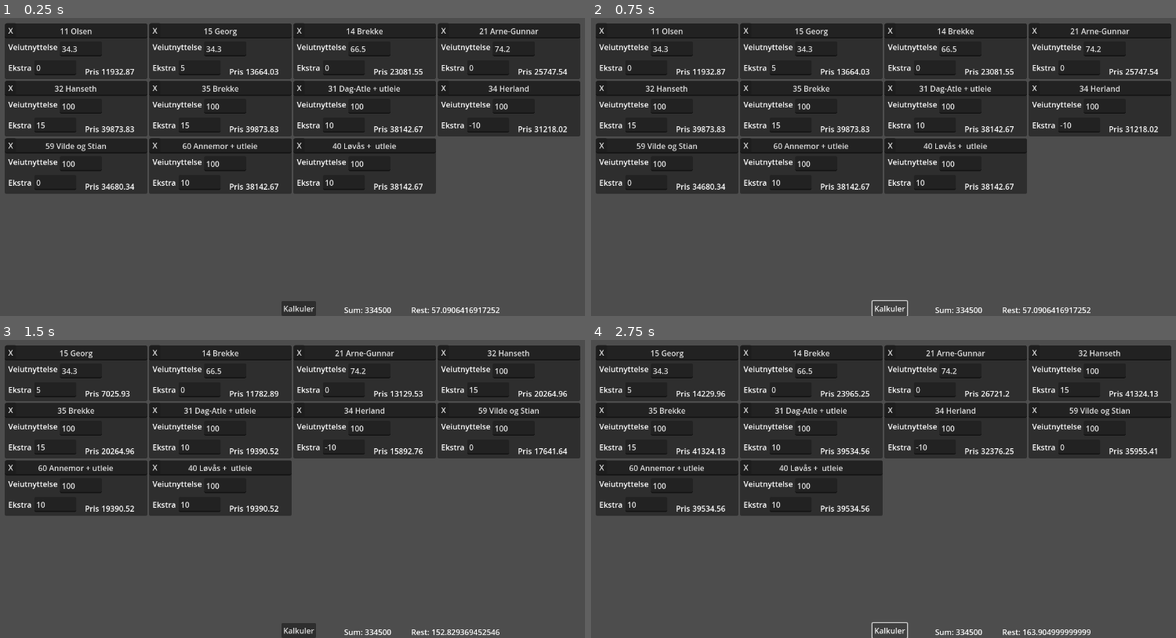
Above: before the commit, frames 1-4 (two rows, left to right).
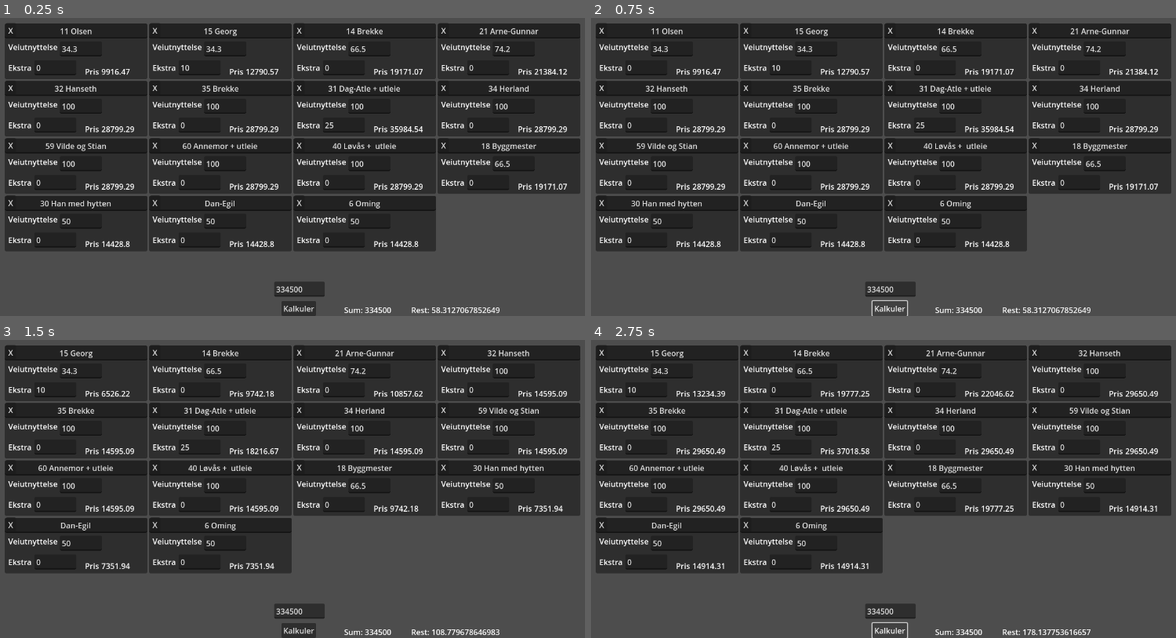
Above: after the commit, the same moments.

Repository: Keroflux/RoadCostCalculator
Game: Godot game, scene res://Main.tscn
Two runs of this game, one before a commit and one after it. Both use one fixed random seed, a clock stepped at 60 frames per second and the inputs below.
Inputs:
- Up to frame 1 (0.25 s): no input
- Up to frame 2 (0.75 s): click "Kalkuler" at 0.5 s
- Up to frame 3 (1.5 s): click "X" at 1.25 s
- Up to frame 4 (2.75 s): click "Kalkuler" at 2 s

The runs differ from the first frame. In frame 1, 19% of the frame differs, in the area x 0-100%, y 15-100%; in frame 2, 19%; in frame 3, 19%; in frame 4, 19%.

Commit message:
Oppdatert prising

Diff:
--- a/Main.gd
+++ b/Main.gd
@@ -2,25 +2,25 @@
 
 var num_houses := 0
 var price := [334500.0, 300000.0, 381250]
-var used_price := 0
+var used_price := 334500.0
 
 var start_houses = {"11 Olsen": [0.343, 0],
-				"15 Georg": [0.343, 0.05],
+				"15 Georg": [0.343, 0.1],
 				"14 Brekke": [0.665, 0],
 				"21 Arne-Gunnar": [0.742, 0],
-				"32 Hanseth": [1.0, 0.15],
-				"35 Brekke": [1.0, 0.15],
-				"31 Dag-Atle + utleie": [1.0, 0.10],
-				"34 Herland": [1.0, -0.1],
+				"32 Hanseth": [1.0, 0.0],
+				"35 Brekke": [1.0, 0.0],
+				"31 Dag-Atle + utleie": [1.0, 0.25],
+				"34 Herland": [1.0, 0.0],
 				"59 Vilde og Stian": [1.0, 0],
-				"60 Annemor + utleie": [1.0, 0.10],
-				"40 Løvås +  utleie": [1.0, 0.10],
+				"60 Annemor + utleie": [1.0, 0.0],
+				"40 Løvås +  utleie": [1.0, 0.0],
+				"18 Byggmester": [0.665, 0],
+				"30 Han med hytten": [0.5, 0],
+				"Dan-Egil": [0.5, 0],
+				"6 Oming": [0.5, 0]
 				}
-var excluded_houses = {"6 Oming": [0.632, 0],
-						"18 Byggmester": [0.665, 0],
-						"30 Han med hytten": [1.0, 0],
-						"Dan-Egil": [0.5, 0]
-						}
+var excluded_houses = {"6 Oming": [0.632, 0]}
 var price_per_house := 0.0
 var ammont_to_split := 200.0
 var tag := preload("res://HouseTag.tscn")
@@ -44,7 +44,7 @@
 		for house in $GridContainer.get_children():
 			house.house_price += unit_rest * (house.house_precent + house.house_extra_precent)
 			total += house.house_price
-		rest = price[used_price] - total
+		rest = used_price - total
 
 	var the_last_penny = rest / num_houses
 	var tot := 0.0
@@ -70,8 +70,9 @@
 
 
 func init_price():
+	$CurrentPrice.text = str(used_price)
 	num_houses = $GridContainer.get_child_count()
-	price_per_house = price[used_price] / num_houses
+	price_per_house = used_price / num_houses
 	for house in $GridContainer.get_children():
 		house.house_price = price_per_house * (house.house_precent + house.house_extra_precent)
 
@@ -87,3 +88,7 @@
 	first_init()
 	init_price()
 	calc_price()
+
+
+func _on_current_price_text_changed(new_text: String) -> void:
+	used_price = float(new_text)
--- a/Main.tscn
+++ b/Main.tscn
@@ -70,4 +70,12 @@
 grow_horizontal = 2
 grow_vertical = 0
 
+[node name="CurrentPrice" type="LineEdit" parent="."]
+layout_mode = 0
+offset_left = 599.0
+offset_top = 579.0
+offset_right = 704.0
+offset_bottom = 610.0
+
 [connection signal="pressed" from="Button" to="." method="_on_button_pressed"]
+[connection signal="text_changed" from="CurrentPrice" to="." method="_on_current_price_text_changed"]
